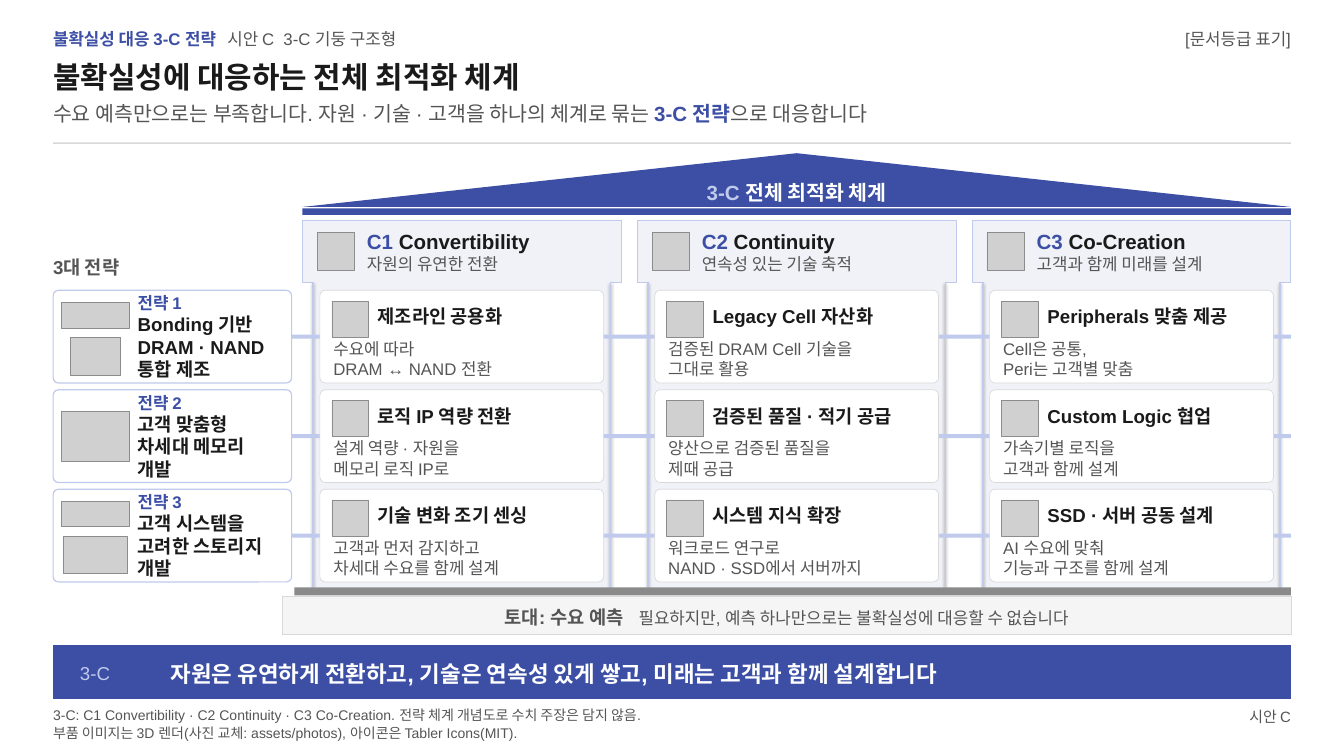
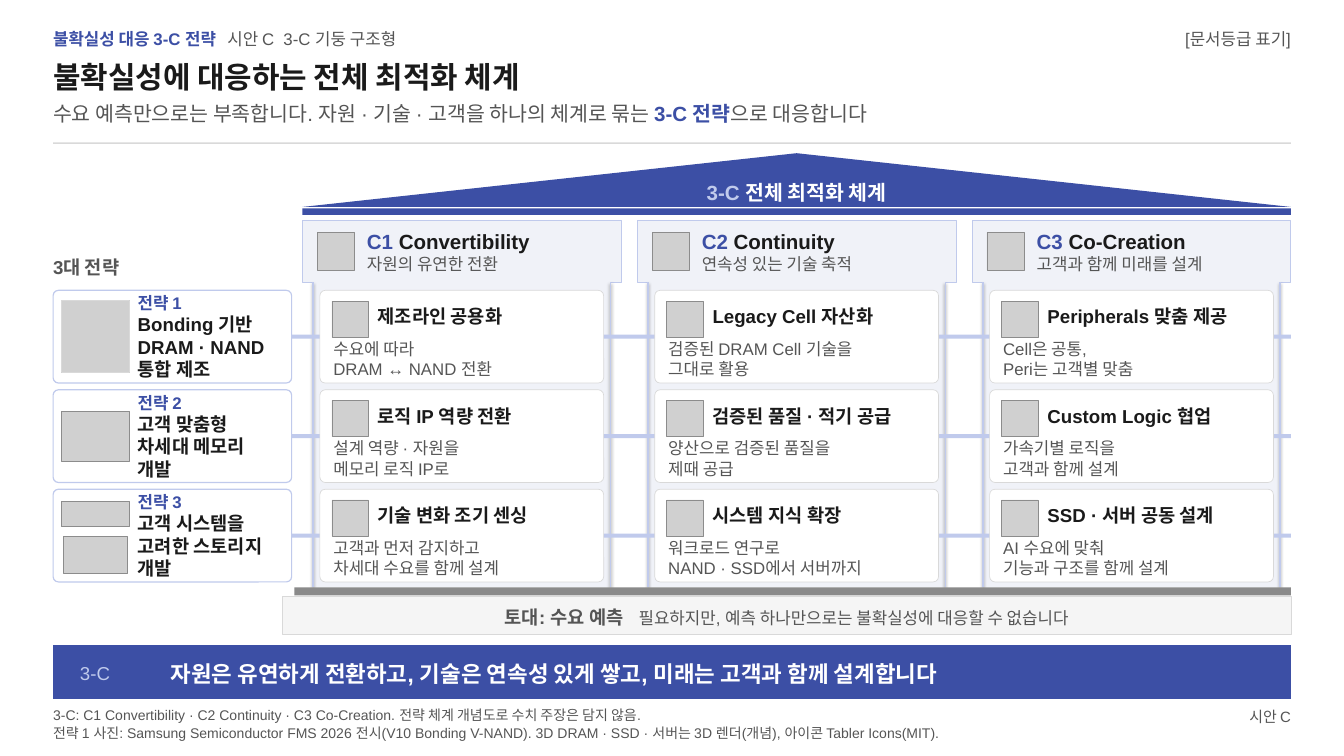
Before and after one commit to k31001/action-learning, a slide deck: slide 3 of outputs/presentation/uncertainty-3c-strategy-options.pptx. Drawn at 1344x756 pixels with LibreOffice and Linux fonts; fonts in the diff are those of the drawing; grey boxes stand for pictures. Boxes give left, top, right and bottom in pixels: in the first picture for what was removed or moved away, otherwise in the second. Text is boxed around its words. In the diff, an @@ line names an element or a change of style, - is before the commit and + after.

```diff
--- a/outputs/presentation/uncertainty-3c-strategy-options.pptx
+++ b/outputs/presentation/uncertainty-3c-strategy-options.pptx
@@ picture: place and size @@
-picture at [61,302,130,328]
+picture at [61,300,130,372]
@@ rectangle added at [61,300,130,372], outline #D9D9D9 0.75 pt @@
@@ picture removed at [70,337,121,375] @@
@@ text at [53,726,939,741]: text changed @@
-부품 이미지는 3D 렌더(사진 교체: assets/photos), 아이콘은 Tabler Icons(MIT).
+전략 1 사진: Samsung Semiconductor FMS 2026 전시(V10 Bonding V-NAND). 3D DRAM · SSD · 서버는 3D 렌더(개념), 아이콘 Tabler Icons(MIT).
```
Also in this commit, not shown: 2 other slides changed, 9 other files.
